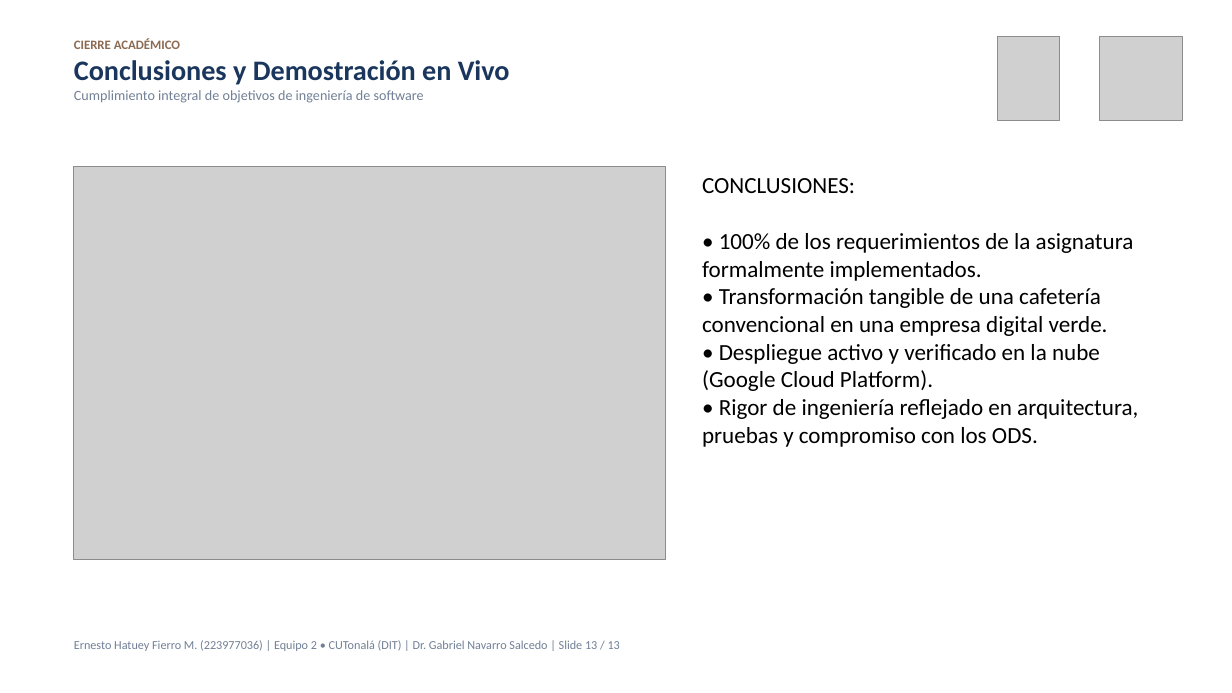
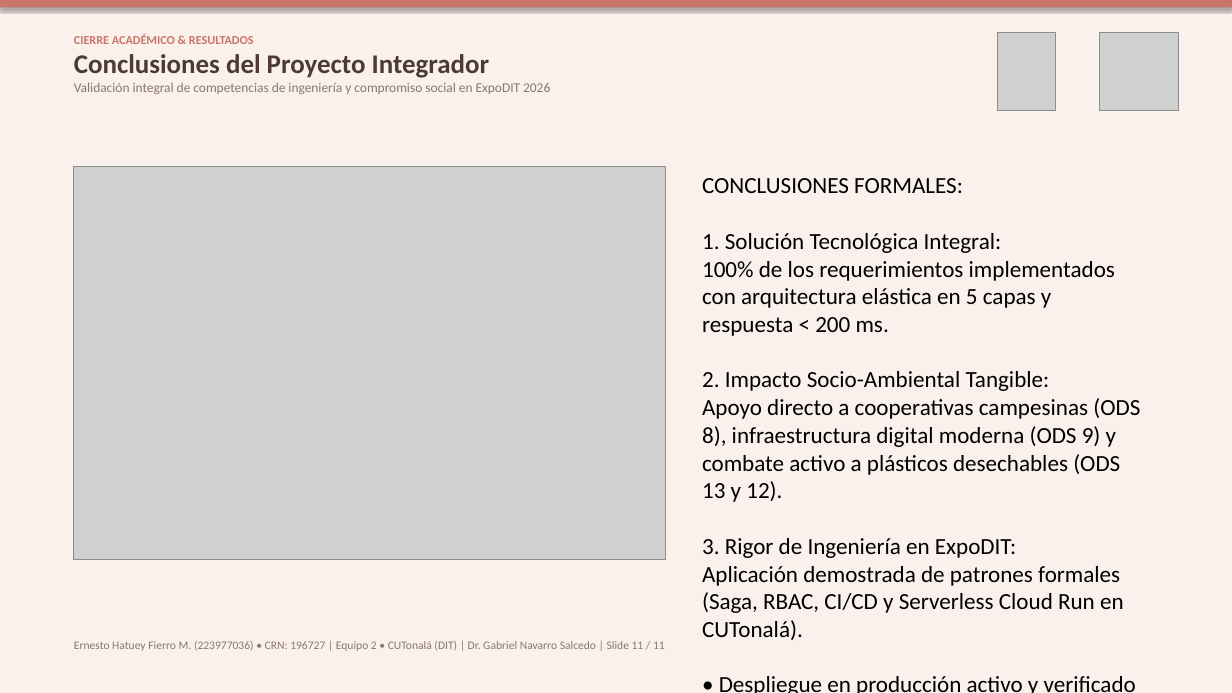
Before and after one commit to ErnestoFM/Proyecto, a slide deck: slide 11 of docs/presentacion/expodit/Presentacion_ExpoDIT_Monchis_Cafe.pptx (slide 13 before the commit). Drawn at 1232x693 pixels with LibreOffice and Linux fonts; fonts in the diff are those of the drawing; grey boxes stand for pictures. Boxes give left, top, right and bottom in pixels: in the first picture for what was removed or moved away, otherwise in the second. Text is boxed around its words. In the diff, an @@ line names an element or a change of style, - is before the commit and + after.

```diff
--- a/docs/presentacion/expodit/Presentacion_ExpoDIT_Monchis_Cafe.pptx
+++ b/docs/presentacion/expodit/Presentacion_ExpoDIT_Monchis_Cafe.pptx
@@ background #FFFFFF to #FBF1EC @@
@@ rectangle added at (0, 0, 1232, 7), fill #C97567 @@
@@ text at (74, 34, 550, 94): text changed; size 11 to 10.5 pt; text colour #718096 to #8A776D @@
-CIERRE ACADÉMICO
-Conclusiones y Demostración en Vivo
-Cumplimiento integral de objetivos de ingeniería de software
+CIERRE ACADÉMICO & RESULTADOS
+Conclusiones del Proyecto Integrador
+Validación integral de competencias de ingeniería y compromiso social en ExpoDIT 2026
@@ picture: place and size @@
-picture at (998, 37, 1059, 120)
+picture at (998, 32, 1056, 111)
@@ picture: place and size @@
-picture at (1100, 37, 1183, 120)
+picture at (1100, 32, 1178, 111)
@@ text at (702, 178, 1140, 693): text changed @@
-CONCLUSIONES:
-• 100% de los requerimientos de la asignatura formalmente implementados.
-• Transformación tangible de una cafetería convencional en una empresa digital verde.
-• Despliegue activo y verificado en la nube (Google Cloud Platform).
-• Rigor de ingeniería reflejado en arquitectura, pruebas y compromiso con los ODS.
+CONCLUSIONES FORMALES:
+1. Solución Tecnológica Integral:
+100% de los requerimientos implementados con arquitectura elástica en 5 capas y respuesta < 200 ms.
+2. Impacto Socio-Ambiental Tangible:
+Apoyo directo a cooperativas campesinas (ODS 8), infraestructura digital moderna (ODS 9) y combate activo a plásticos desechables (ODS 13 y 12).
+3. Rigor de Ingeniería en ExpoDIT:
+Aplicación demostrada de patrones formales (Saga, RBAC, CI/CD y Serverless Cloud Run en CUTonalá).
+• Despliegue en producción activo y verificado en Google Cloud Platform.
@@ text at (74, 641, 665, 651): text changed; size 9.5 to 9 pt; text colour #718096 to #8A776D @@
-Ernesto Hatuey Fierro M. (223977036) | Equipo 2 • CUTonalá (DIT) | Dr. Gabriel Navarro Salcedo | Slide 13 / 13
+Ernesto Hatuey Fierro M. (223977036) • CRN: 196727 | Equipo 2 • CUTonalá (DIT) | Dr. Gabriel Navarro Salcedo | Slide 11 / 11
```
Also in this commit, not shown: 9 other slides changed, 1 slide added, 3 slides removed, 11 other files.
